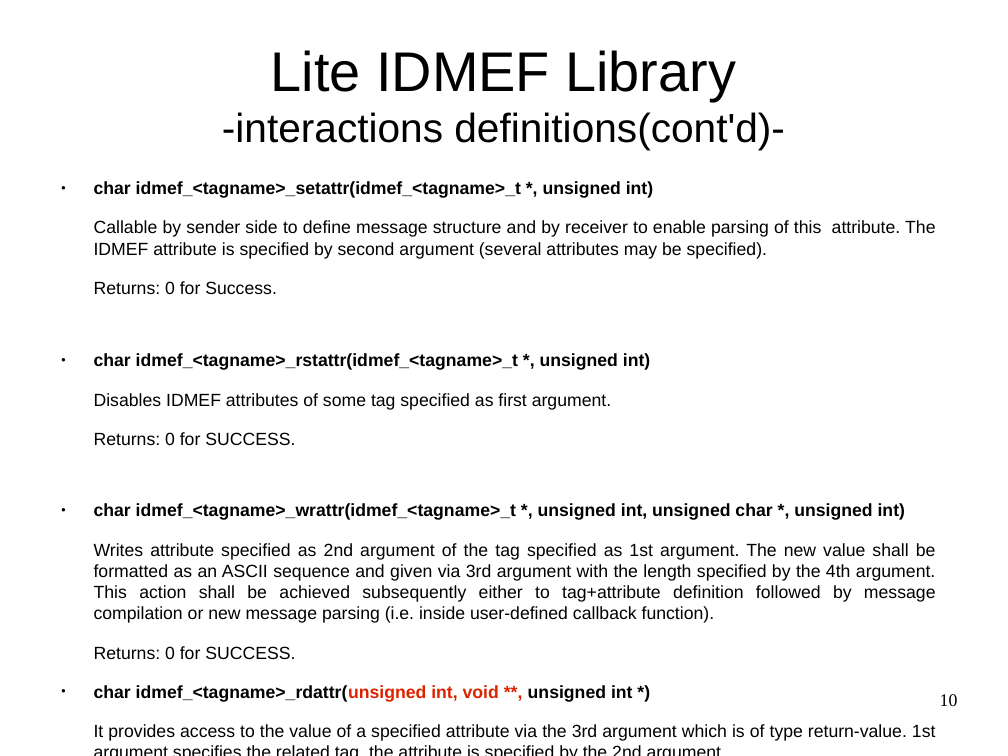
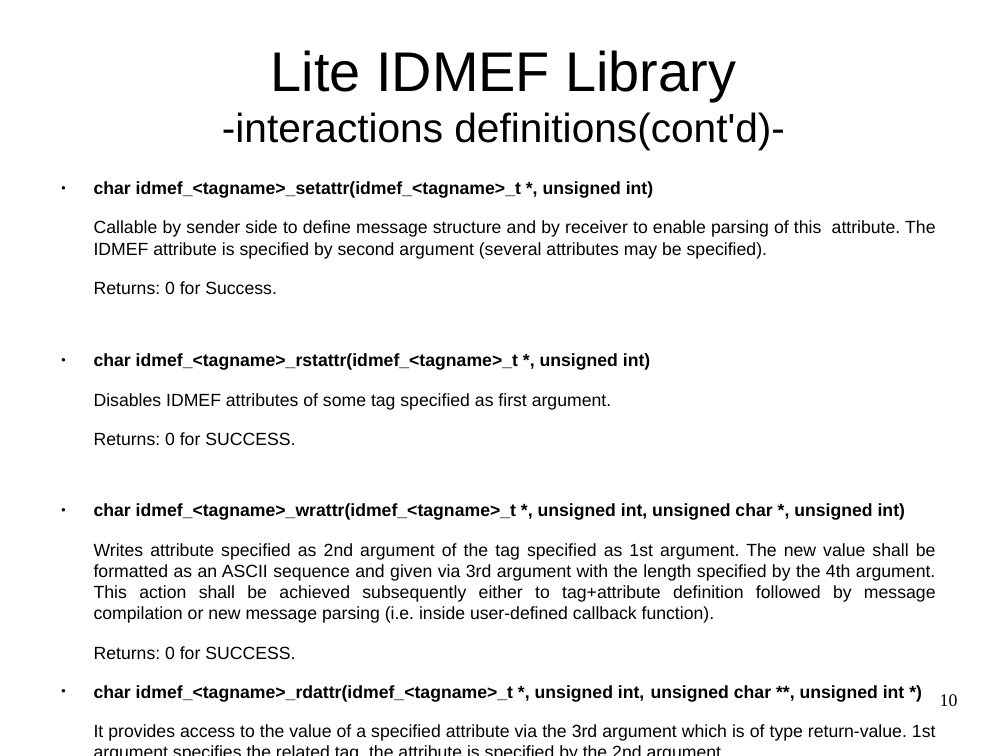
Before and after one commit to rlupu/libliteidmef, a slide deck: slide 10 of doc/libliteidmef_api.odp. Drawn at 1008x756 pixels with LibreOffice and Linux fonts; fonts in the diff are those of the drawing. Boxes give left, top, right and bottom in pixels: in the first picture for what was removed or moved away, otherwise in the second. Text is boxed around its words. In the diff, an @@ line names an element or a change of style, - is before the commit and + after.

```diff
--- a/doc/libliteidmef_api.odp
+++ b/doc/libliteidmef_api.odp
@@ text at bbox=[94, 685, 905, 702]: text changed @@
-● char idmef_<tagname>_rdattr(unsigned int, void **, unsigned int *)
+● char idmef_<tagname>_rdattr(idmef_<tagname>_t *, unsigned int, unsigned char **, unsigned int *)
```
Also in this commit, not shown: 1 other slide changed, 1 other file.
